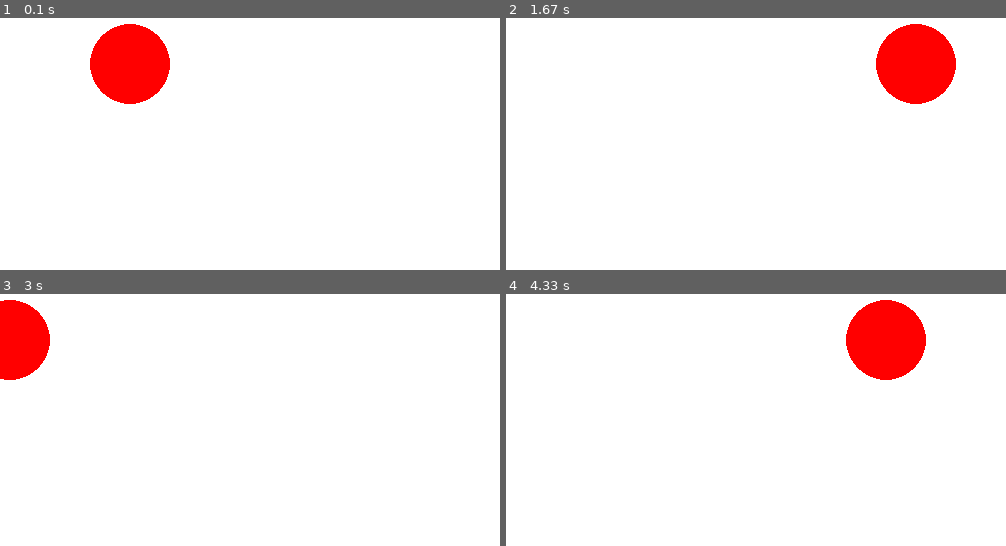
Above: before the commit, frames 1-4 (two rows, left to right).
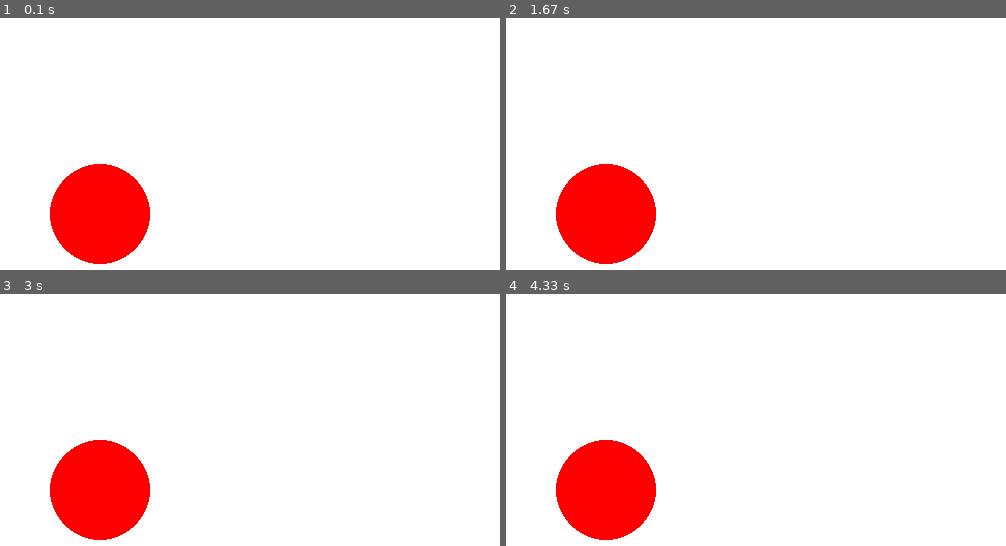
Above: after the commit, the same moments.

Repository: rasmusgraver/IT2_pensum_2025
Game: pygame game, started from Kap 4 PyGame/3 basis ballsprett.py
The game is run twice, just before and just after one commit, with the same random seed, the same clock (stepped at 60 frames per second) and the same inputs.
Inputs:
- Up to frame 1 (0.1 s): no input
- Up to frame 2 (1.67 s): no input
- Up to frame 3 (3 s): no input
- Up to frame 4 (4.33 s): no input

The runs differ from the first frame. In frame 1, 10% of the frame differs, in the area x 10-34%, y 2-98%; in frame 2, 10%; in frame 3, 8.8%; in frame 4, 10%.

Commit message:
Update 3 basis ballsprett.py

Diff:
--- a/Kap 4 PyGame/3 basis ballsprett.py
+++ b/Kap 4 PyGame/3 basis ballsprett.py
@@ -13,31 +13,8 @@
 vindu = pg.display.set_mode([VINDU_BREDDE, VINDU_HOYDE])
 clock = pg.time.Clock()
 
-class Ball:
-
-    def __init__(self, x, y, radius, farge) -> None:
-        self.x = x
-        self.y = y
-        self.radius = radius
-        self.farge = farge
-        self.vx = 5 # Fart i x-retning
-
-    def oppdater(self):
-        self.x += self.vx
-        if self.x > VINDU_BREDDE:
-            self.vx *= -1 # Snu farten (x-retning)
-        if self.x < 0:
-            self.vx *= -1 # Snu farten (x-retning)
-
-
-    def tegn(self, vindu):
-        # Tegne objektet på skjermen
-        pg.draw.circle(vindu, color=self.farge, center=(self.x, self.y), radius=self.radius)
-
-
 
 def main():
-    ball1 = Ball(100, 100, 40, RED)
     running = True
     while running:
         for event in pg.event.get():
@@ -47,9 +24,7 @@
                 running = False
 
         vindu.fill(WHITE)
-        ball1.oppdater()
-        ball1.tegn(vindu)
-
+        pg.draw.circle(vindu, RED, (100, 250), 50)
 
         pg.display.flip()
         clock.tick(FPS)
